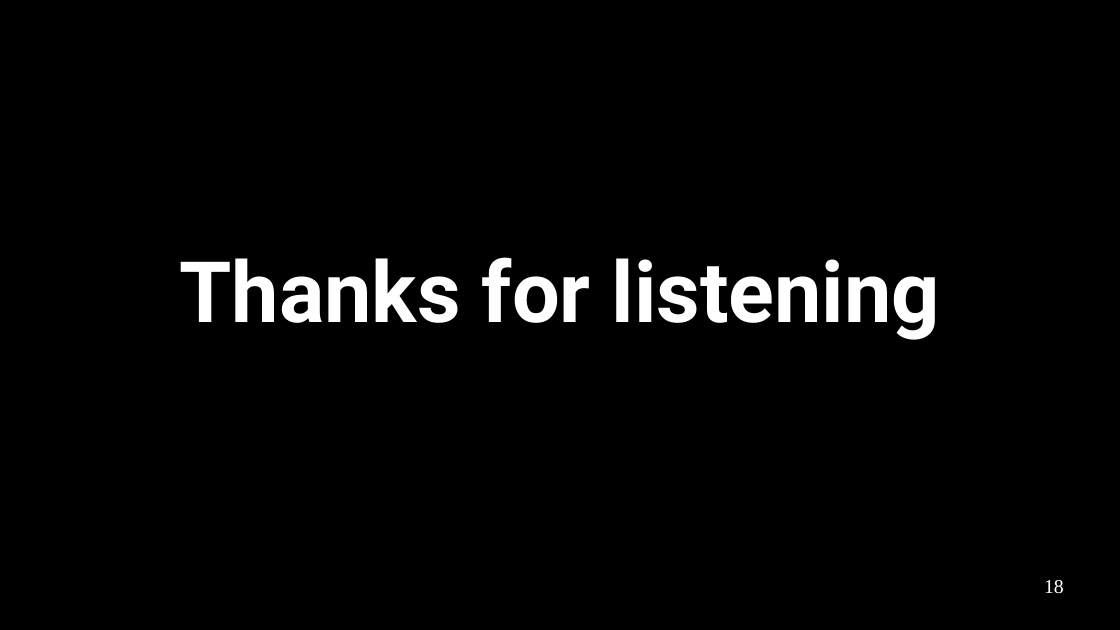
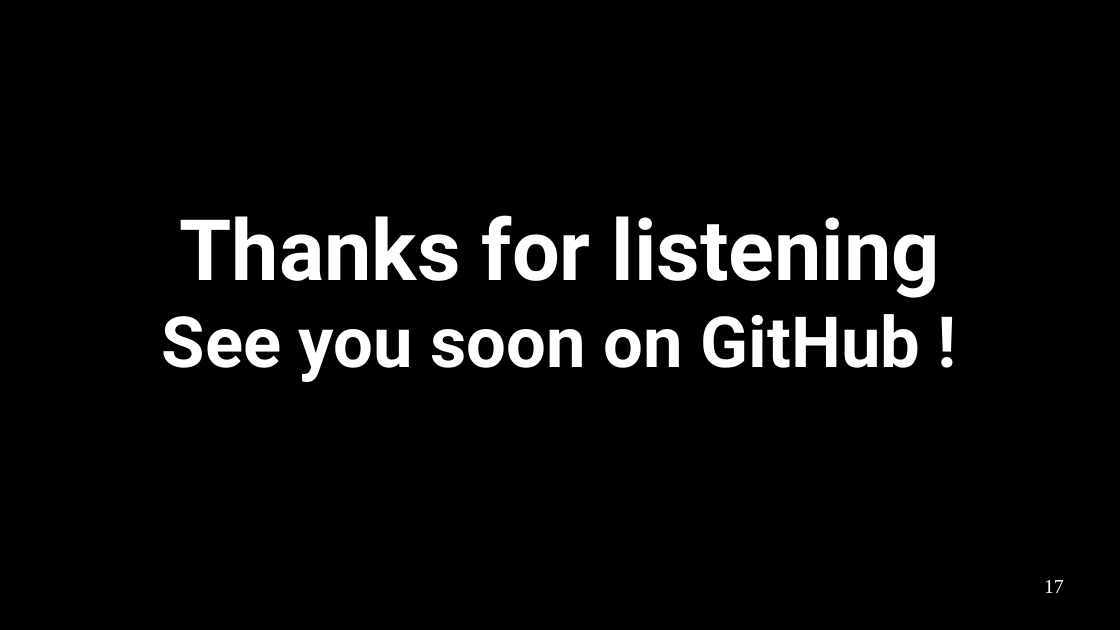
Before and after one commit to RhobanProject/Dynaban, a slide deck: slide 17 of docs/presentation.odp (slide 18 before the commit). Drawn at 1120x630 pixels with LibreOffice and Linux fonts; fonts in the diff are those of the drawing. Boxes give left, top, right and bottom in pixels: in the first picture for what was removed or moved away, otherwise in the second. Text is boxed around its words. In the diff, an @@ line names an element or a change of style, - is before the commit and + after.

Commit message:
Presentation

```diff
--- a/docs/presentation.odp
+++ b/docs/presentation.odp
@@ title at bbox=[162, 215, 940, 382]: text changed; size 60 to 50 pt @@
-Thanks for listening
+Thanks for listening
+See you soon on GitHub !
@@ page number at bbox=[1044, 580, 1064, 593]: text changed @@
-18
+17
```
Also in this commit, not shown: 4 other slides changed, 1 slide removed.
